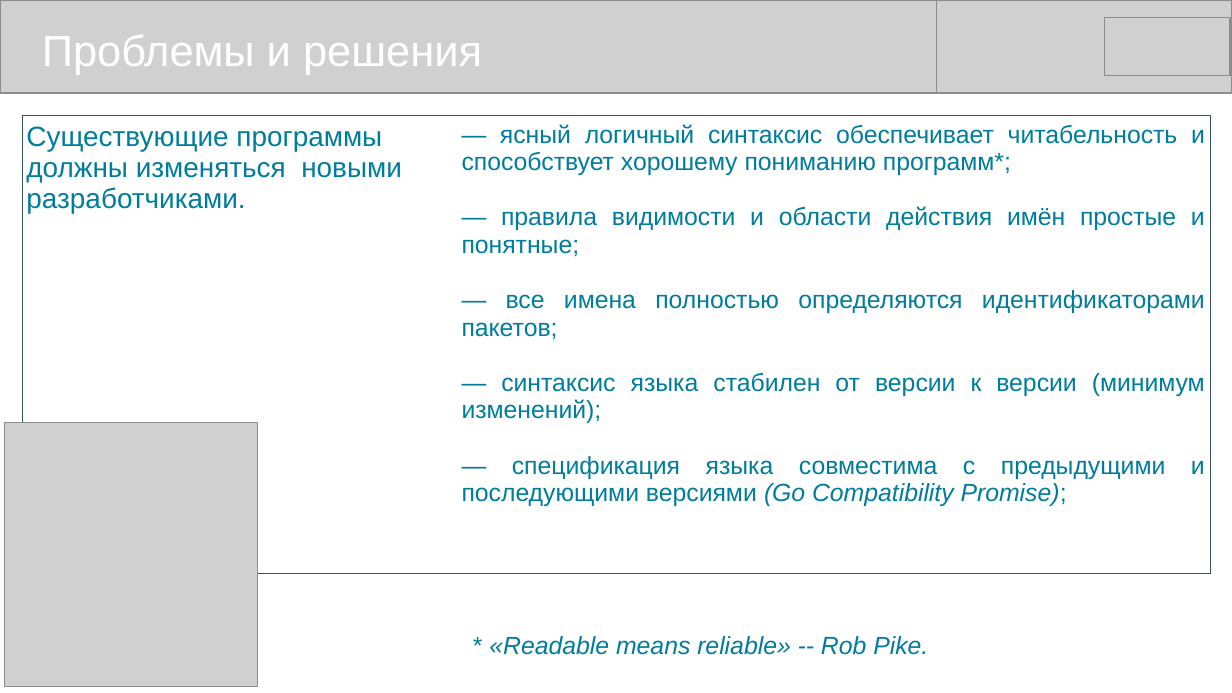
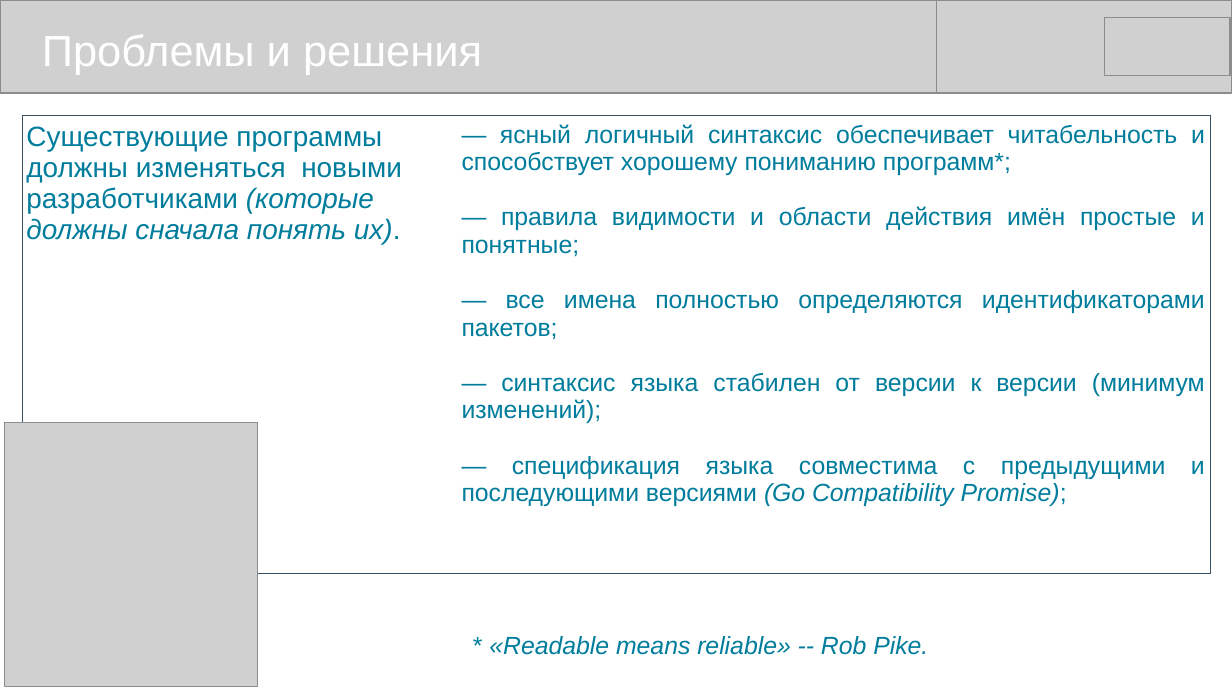
Before and after one commit to mike-shock/Go_language, a slide deck: slide 8 of view/Go_View.odp. Drawn at 1232x693 pixels with LibreOffice and Linux fonts; fonts in the diff are those of the drawing; grey boxes stand for pictures. Boxes give left, top, right and bottom in pixels: in the first picture for what was removed or moved away, otherwise in the second. Text is boxed around its words. In the diff, an @@ line names an element or a change of style, - is before the commit and + after.

```diff
--- a/view/Go_View.odp
+++ b/view/Go_View.odp
@@ table at (22, 115, 1211, 538) @@
-row 1, column 1: Существующие программы должны изменяться новыми разработчиками.
+row 1, column 1: Существующие программы должны изменяться новыми разработчиками (которые должны сначала понять их).
```
Also in this commit, not shown: 10 other slides changed.
